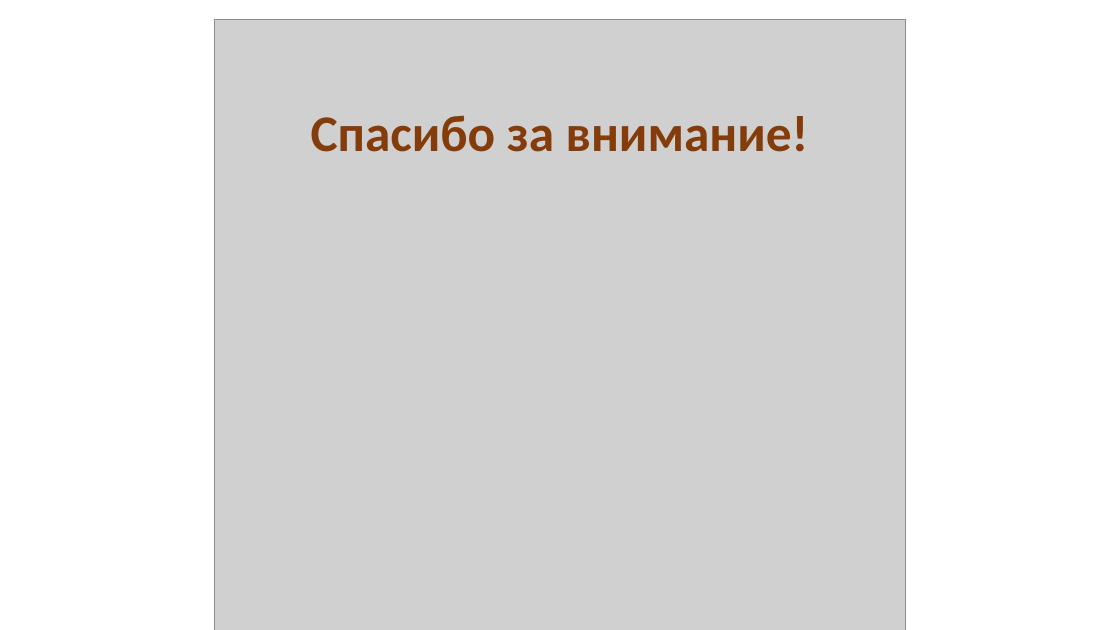
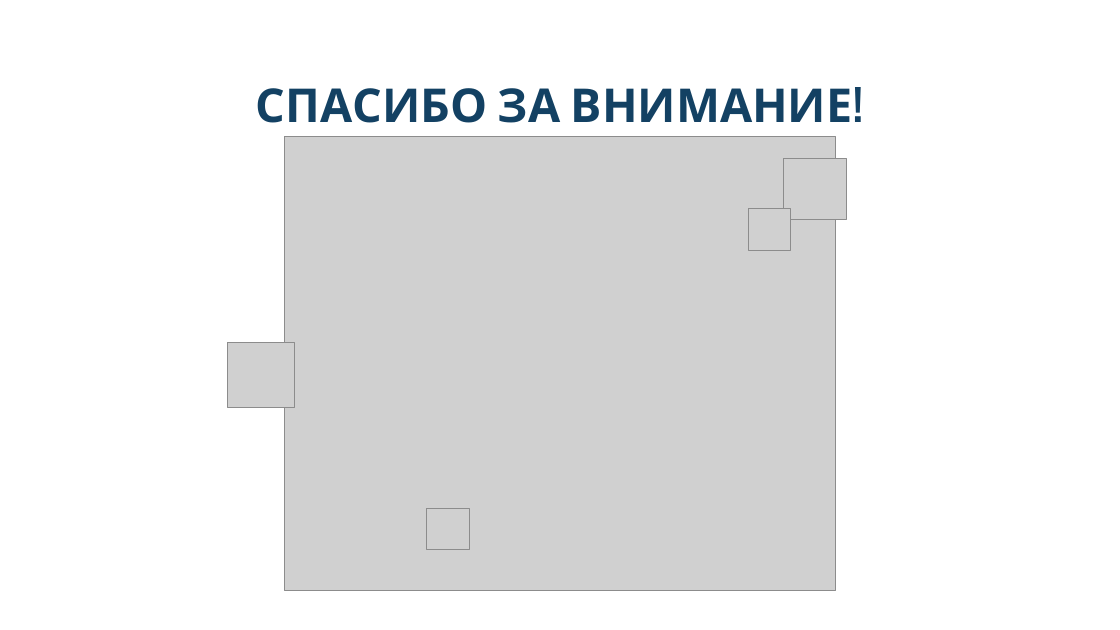
Before and after one commit to koshachya-myatka/vkr, a slide deck: slide 14 of Документы/Защита_Парамонова_АС.pptx (slide 17 before the commit). Drawn at 1120x630 pixels with LibreOffice and Linux fonts; fonts in the diff are those of the drawing; grey boxes stand for pictures. Boxes give left, top, right and bottom in pixels: in the first picture for what was removed or moved away, otherwise in the second. Text is boxed around its words. In the diff, an @@ line names an element or a change of style, - is before the commit and + after.

```diff
--- a/Документы/Защита_Парамонова_АС.pptx
+++ b/Документы/Защита_Парамонова_АС.pptx
@@ text at [256,88,853,123]: text changed; size 44 to 40 pt; font Calibri to Cabin; text colour #843C0B to #134163 @@
-Спасибо за внимание!
+СПАСИБО ЗА ВНИМАНИЕ!
@@ picture: place and size @@
-picture at [214,20,906,630]
+picture at [285,136,836,590]
@@ picture added at [784,159,846,220] @@
@@ picture added at [749,209,791,251] @@
@@ picture added at [228,342,295,408] @@
@@ picture added at [427,508,470,549] @@
```
Also in this commit, not shown: 6 other slides changed, 7 slides added, 10 slides removed, 11 other files.
